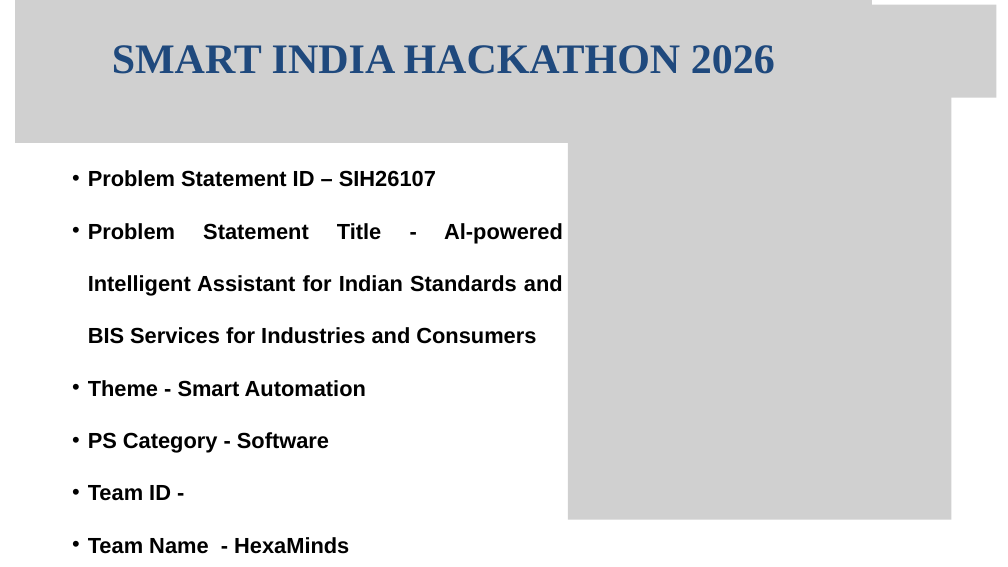
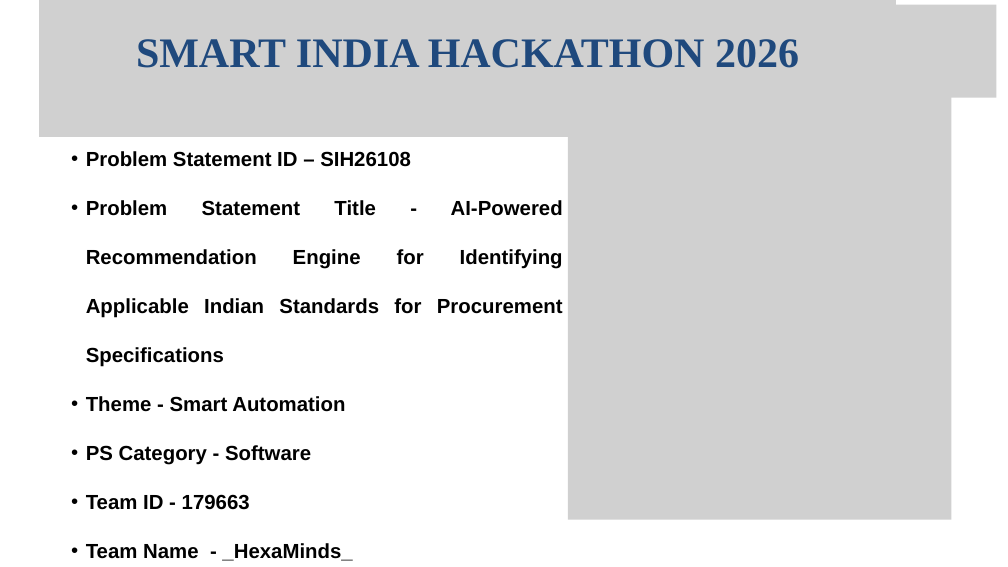
Before and after one commit to pratik-me/sih-26108, a slide deck: slide 1 of submission/Hexaminds_SIH2026_Presentation.pptx. Drawn at 1008x567 pixels with LibreOffice and Linux fonts; fonts in the diff are those of the drawing; grey boxes stand for pictures. Boxes give left, top, right and bottom in pixels: in the first picture for what was removed or moved away, otherwise in the second. Text is boxed around its words. In the diff, an @@ line names an element or a change of style, - is before the commit and + after.

```diff
--- a/submission/Hexaminds_SIH2026_Presentation.pptx
+++ b/submission/Hexaminds_SIH2026_Presentation.pptx
@@ picture resized from (x1=15, y1=0, x2=872, y2=143) to (x1=39, y1=0, x2=896, y2=137) @@
@@ text "SMART INDIA HACKATHON 2026" moved from (x1=112, y1=45, x2=775, y2=74) to (x1=136, y1=39, x2=799, y2=68) @@
@@ text "Problem Statement ID – SIH26108" moved from (x1=88, y1=170, x2=563, y2=554) to (x1=86, y1=151, x2=563, y2=561) @@
@@ text at (x1=86, y1=151, x2=563, y2=367): text changed; size 31.1 to 29.1 pt @@
-  • Problem Statement ID – SIH26107
-  • Problem Statement Title - Al-powered Intelligent Assistant for Indian Standards and BIS Services for Industries and Consumers
+  • Problem Statement ID – SIH26108
+  • Problem Statement Title - AI-Powered Recommendation Engine for Identifying Applicable Indian Standards for Procurement Specifications
@@ text at (x1=86, y1=396, x2=345, y2=465): size 31.1 to 29.1 pt in "Theme - Smart Automation", "PS Category - Software"; indent changed; line spacing 74.8pt to 70pt @@
@@ text at (x1=86, y1=494, x2=352, y2=561): text changed; size 31.1 to 29.1 pt @@
-  • Team ID -
-  • Team Name - HexaMinds
+  • Team ID - 179663
+  • Team Name - _HexaMinds_
```
Also in this commit, not shown: 3 other slides changed, 2 slides added, 2 slides removed, 18 other files.
